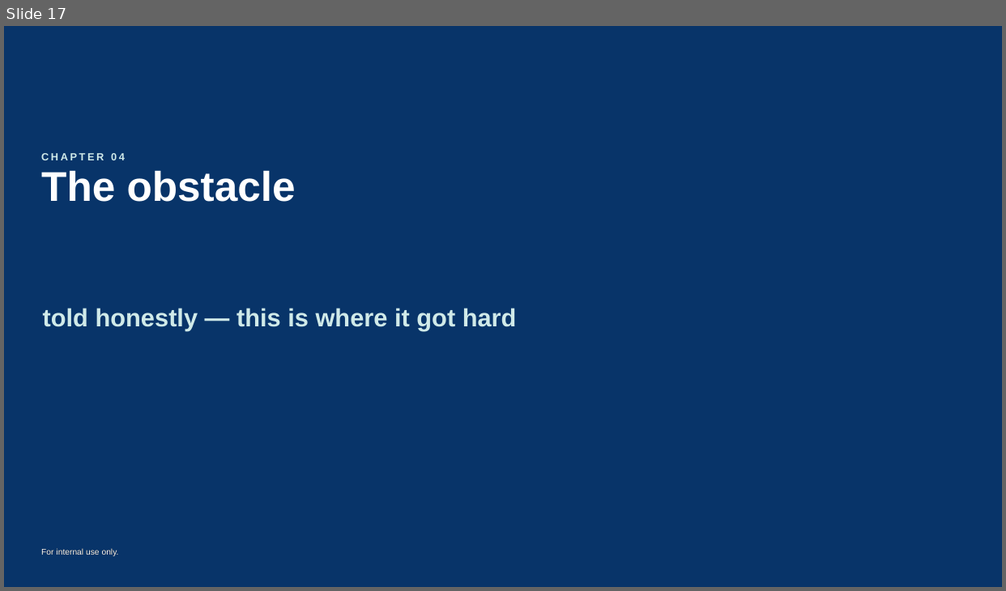
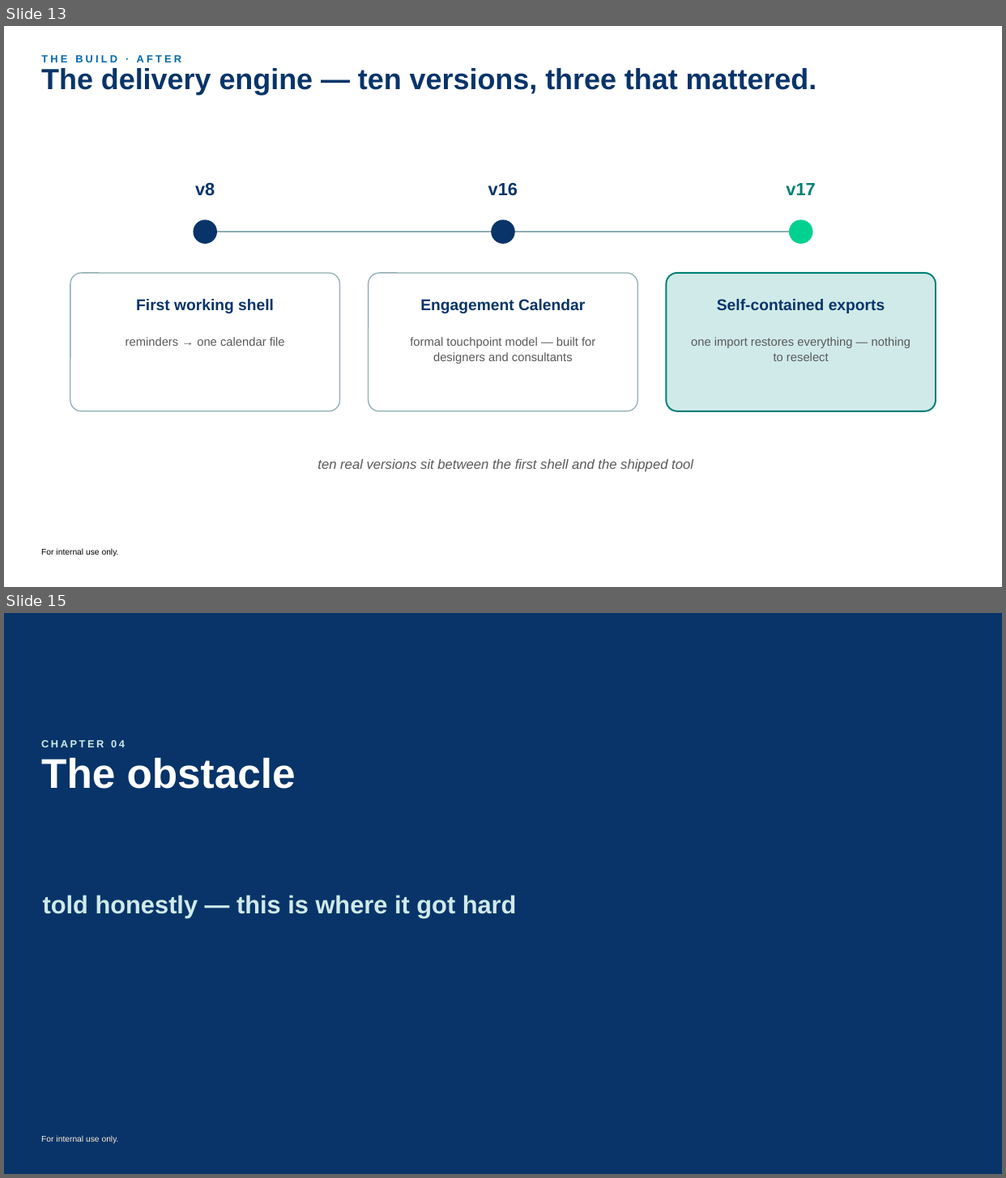
Before and after one commit to cheesin30/decisionframework, a slide deck: outputs/LTI_Learning_Experience_Capital_Learning.pptx. Shown one above the other, each under a label of ours: slide 17 before the commit, slides 13 and 15 after it; the slides between them are not shown. The pictures are 1006x591 and 1006x1178 pixels, drawn with LibreOffice and Linux fonts; fonts in the diff are those of the drawing. Boxes give left, top, right and bottom in pixels: in the first picture for what was removed or moved away, otherwise in the second. Text is boxed around its words. In the diff, an @@ line names an element or a change of style, - is before the commit and + after.

```diff
--- a/outputs/LTI_Learning_Experience_Capital_Learning.pptx
+++ b/outputs/LTI_Learning_Experience_Capital_Learning.pptx
@@ slide 13 added at (4,26,1002,587), background #FFFFFF; not listed: 1 template element that a slide beside it also shows @@
@@ title added at (41,68,817,95), 28 pt, text #083469, bold @@
+The delivery engine — ten versions, three that mattered.
@@ text added at (41,55,181,62), 10 pt, text #0068AE, bold @@
+THE BUILD · AFTER
@@ text added at (195,182,215,196), 17 pt, text #083469, bold @@
+v8
@@ text added at (488,182,518,196), 17 pt, text #083469, bold @@
+v16
@@ text added at (786,183,815,195), 17 pt, text #008074, bold @@
+v17
@@ ellipse added at (194,220,217,244), fill #083469 @@
@@ ellipse added at (492,220,515,244), fill #083469 @@
@@ ellipse added at (790,220,813,244), fill #00D190 @@
@@ line added from (206, 232) to (801, 232), #8FADB2 2 pt @@
@@ rounded rectangle added at (70,273,340,412), fill #FFFFFF, outline #8FADB2 1 pt @@
@@ rounded rectangle added at (368,273,638,412), fill #FFFFFF, outline #8FADB2 1 pt @@
@@ rounded rectangle added at (667,273,936,412), fill #D0EAE9, outline #008074 1.5 pt @@
@@ text added at (136,299,274,314), 15 pt, text #083469, bold @@
+First working shell
@@ text added at (420,299,585,314), 15 pt, text #083469, bold @@
+Engagement Calendar
@@ text added at (717,299,884,314), 15 pt, text #083469, bold @@
+Self-contained exports
@@ text added at (126,337,285,346), 11.5 pt, text #595959 @@
+reminders → one calendar file
@@ text added at (410,337,595,364), 11.5 pt, text #595959 @@
+formal touchpoint model — built for designers and consultants
@@ text added at (691,337,910,361), 11.5 pt, text #595959 @@
+one import restores everything — nothing to reselect
@@ text added at (317,459,693,472), 13 pt, text #595959, italic @@
+ten real versions sit between the first shell and the shipped tool
@@ what was slide 17 is now slide 15 @@
```
Also in this commit, not shown: 4 slides changed, 2 other slides added, 4 slides removed.
